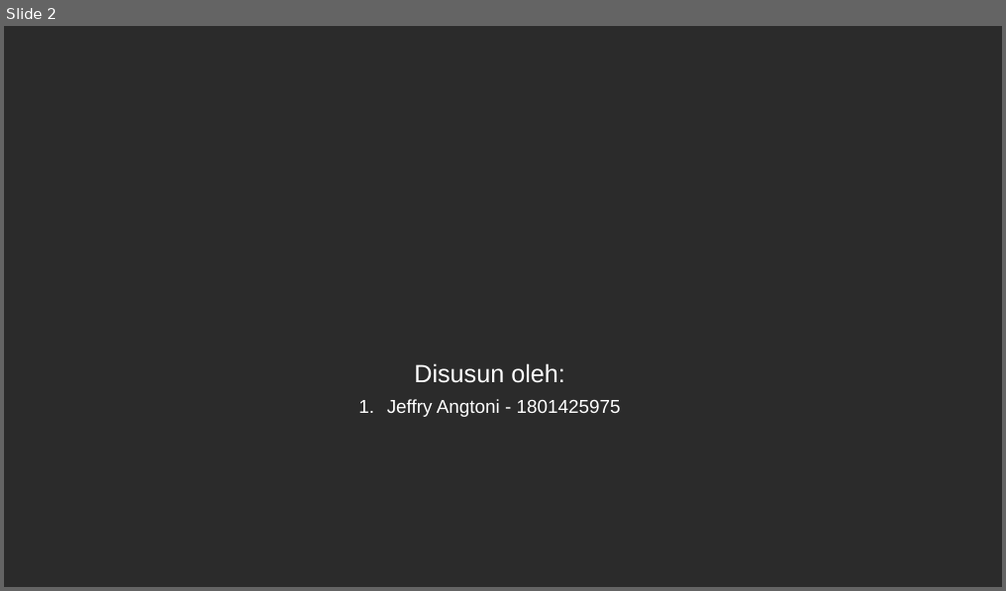
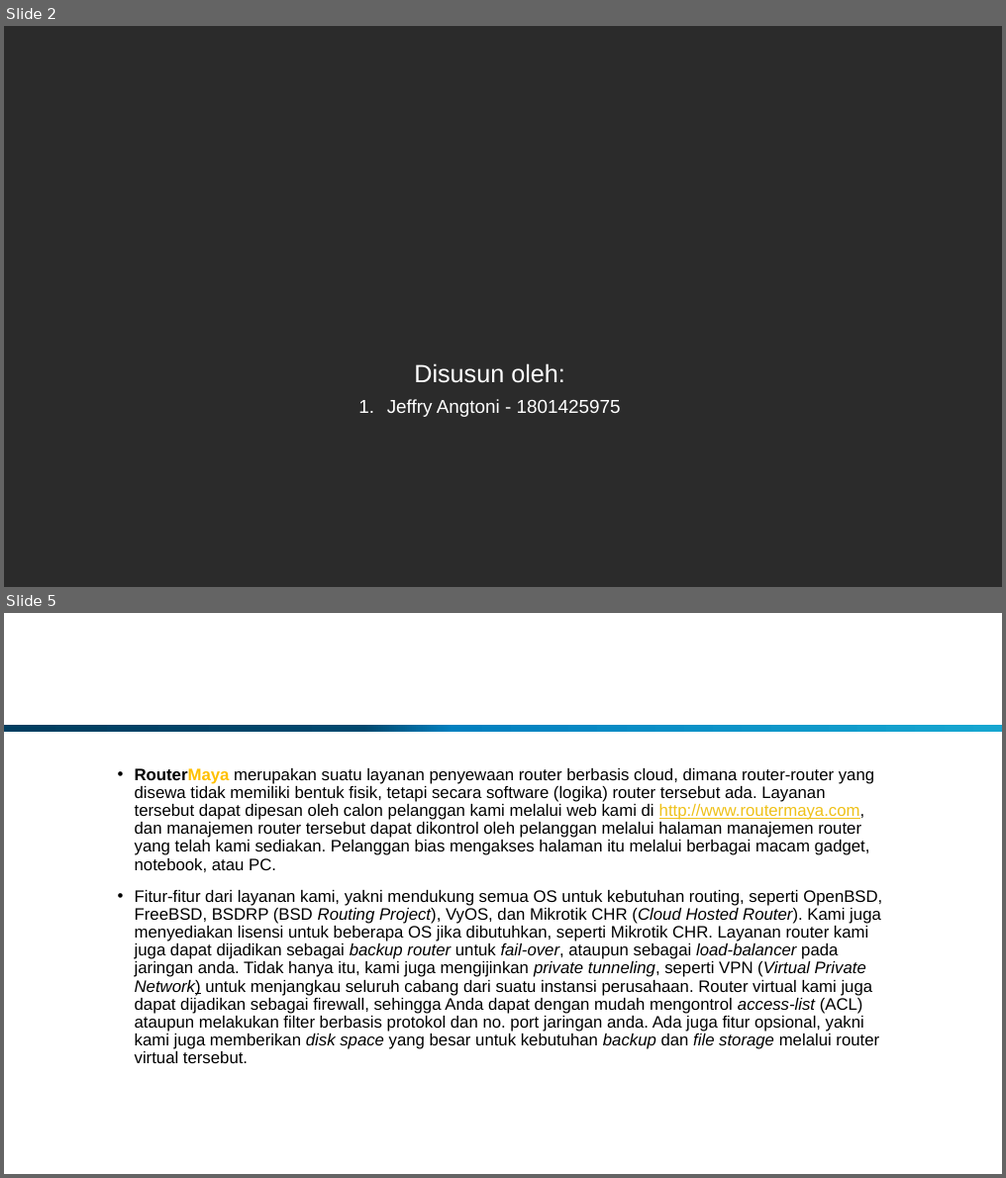
Before and after one commit to jeffryang24/RouterMaya, a slide deck: PPT/Business Plan MID.pptx. Shown one above the other, each under a label of ours: slide 2 before the commit, slides 2 and 5 after it; the slides between them are not shown. The pictures are 1006x591 and 1006x1178 pixels, drawn with LibreOffice and Linux fonts; fonts in the diff are those of the drawing; background and template pictures are left out; a plain dark background stands for a picture behind light text. Boxes give left, top, right and bottom in pixels: in the first picture for what was removed or moved away, otherwise in the second. Text is boxed around its words. In the diff, an @@ line names an element or a change of style, - is before the commit and + after.

```diff
--- a/PPT/Business Plan MID.pptx
+++ b/PPT/Business Plan MID.pptx
@@ slide 5 added at bbox=[4, 613, 1002, 1174], background picture (left out) @@
@@ title added at bbox=[110, 634, 896, 719], 24 pt, text #FFFFFF @@
+Product Description
@@ rectangle added at bbox=[4, 725, 1002, 732], fill gradient #003E60 to #00486E to #0180BF to #16A6D0 @@
@@ text added at bbox=[135, 768, 882, 1063], 16 pt, text #000000 @@
+• RouterMaya merupakan suatu layanan penyewaan router berbasis cloud, dimana router-router yang disewa tidak memiliki bentuk fisik, tetapi secara software (logika) router tersebut ada. Layanan tersebut dapat dipesan oleh calon pelanggan kami melalui web kami di http://www.routermaya.com, dan manajemen router tersebut dapat dikontrol oleh pelanggan melalui halaman manajemen router yang telah kami sediakan. Pelanggan bias mengakses halaman itu melalui berbagai macam gadget, notebook, atau PC.
+• Fitur-fitur dari layanan kami, yakni mendukung semua OS untuk kebutuhan routing, seperti OpenBSD, FreeBSD, BSDRP (BSD Routing Project), VyOS, dan Mikrotik CHR (Cloud Hosted Router). Kami juga menyediakan lisensi untuk beberapa OS jika dibutuhkan, seperti Mikrotik CHR. Layanan router kami juga dapat dijadikan sebagai backup router untuk fail-over, ataupun sebagai load-balancer pada jaringan anda. Tidak hanya itu, kami juga mengijinkan private tunneling, seperti VPN (Virtual Private Network) untuk menjangkau seluruh cabang dari suatu instansi perusahaan. Router virtual kami juga dapat dijadikan sebagai firewall, sehingga Anda dapat dengan mudah mengontrol access-list (ACL) ataupun melakukan filter berbasis protokol dan no. port jaringan anda. Ada juga fitur opsional, yakni kami juga memberikan disk space yang besar untuk kebutuhan backup dan file storage melalui router virtual tersebut.
```
Also in this commit, not shown: 5 slides changed, 2 other slides added, 1 other file.
